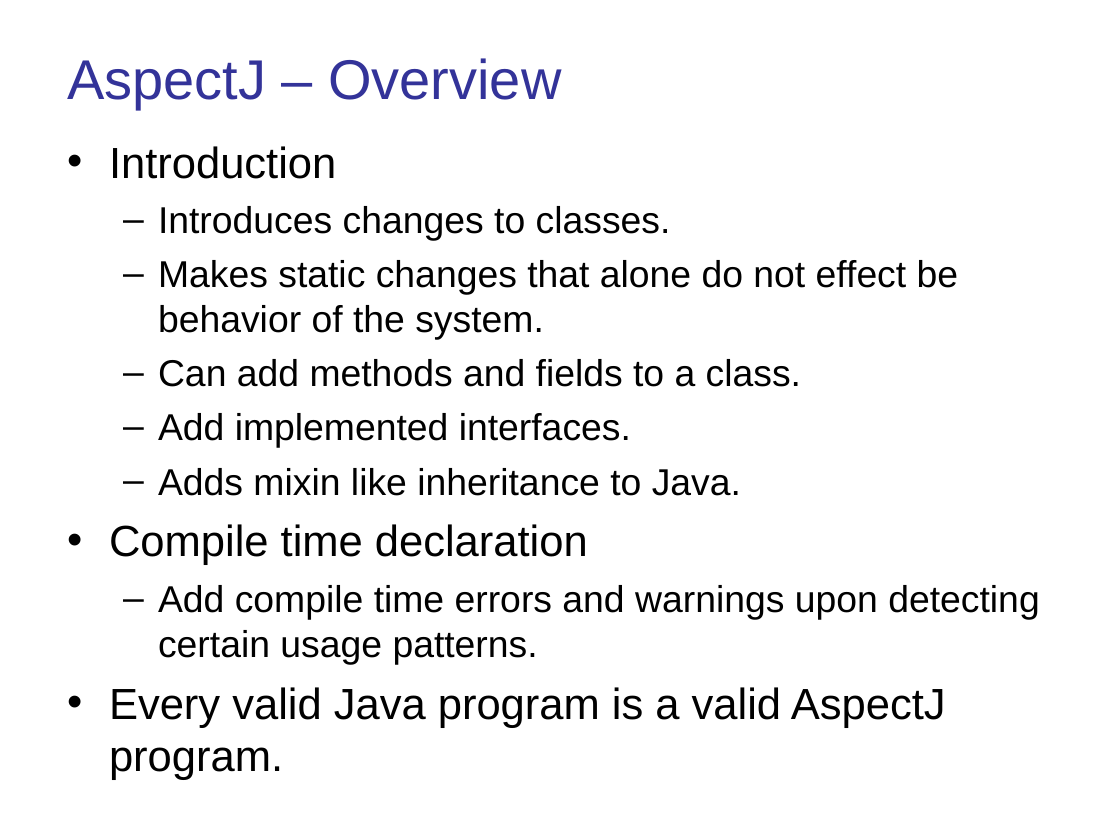
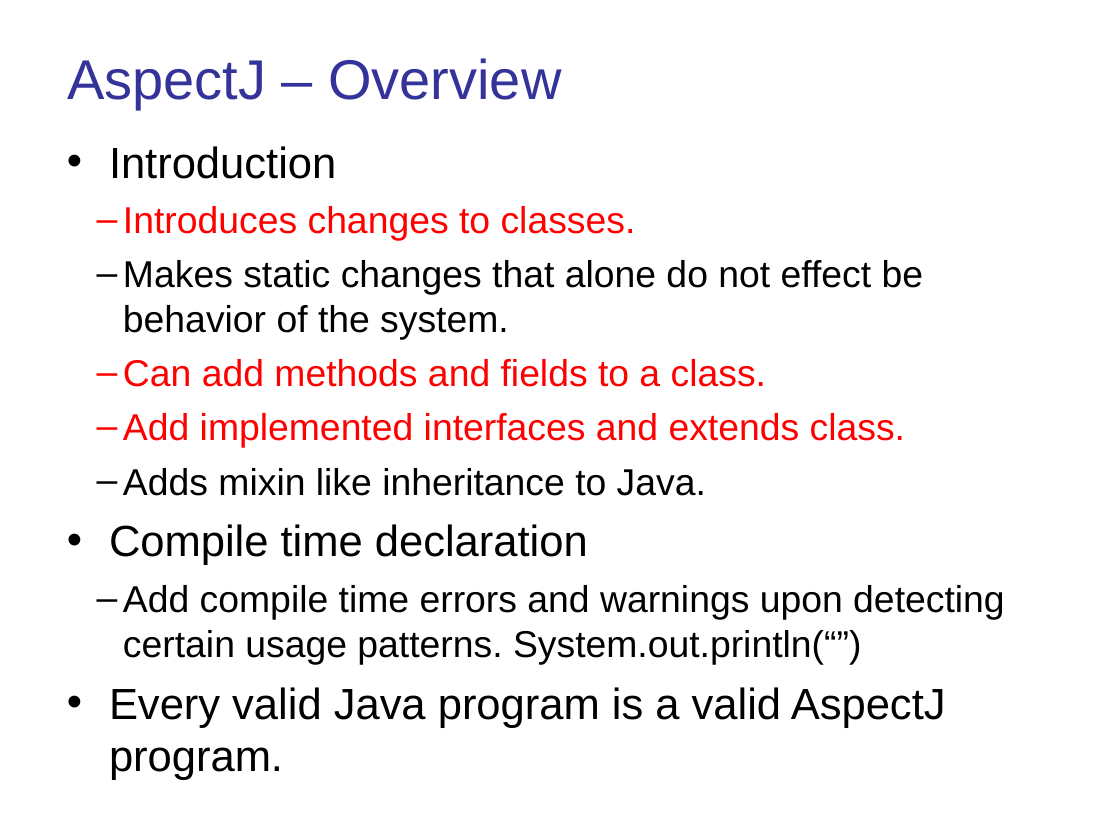
Before and after one commit to baiyuqi/course-space, a slide deck: slide 10 of document/讲义（ppt）/面向切面编程.ppt (slide 8 before the commit). Drawn at 1120x840 pixels with LibreOffice and Linux fonts; fonts in the diff are those of the drawing. Boxes give left, top, right and bottom in pixels: in the first picture for what was removed or moved away, otherwise in the second. Text is boxed around its words. In the diff, an @@ line names an element or a change of style, - is before the commit and + after.

```diff
--- a/document/讲义（ppt）/面向切面编程.ppt
+++ b/document/讲义（ppt）/面向切面编程.ppt
@@ text at (x1=123, y1=206, x2=924, y2=496): text colour #000000 to #FF0000 in "Introduces changes to classes.", "Can add methods and fields to a ..."; indent changed; bullet colour #000000 to #FF0000 @@
@@ text at (x1=123, y1=413, x2=905, y2=448): text changed; text colour #000000 to #FF0000 @@
-  – Add implemented interfaces.
+  – Add implemented interfaces and extends class.
@@ text at (x1=123, y1=585, x2=1004, y2=664): text changed @@
-  – Add compile time errors and warnings upon detecting certain usage patterns.
+  – Add compile time errors and warnings upon detecting certain usage patterns. System.out.println(“”)
```
Also in this commit, not shown: 20 other slides changed, 3 slides added, 26 other files.
